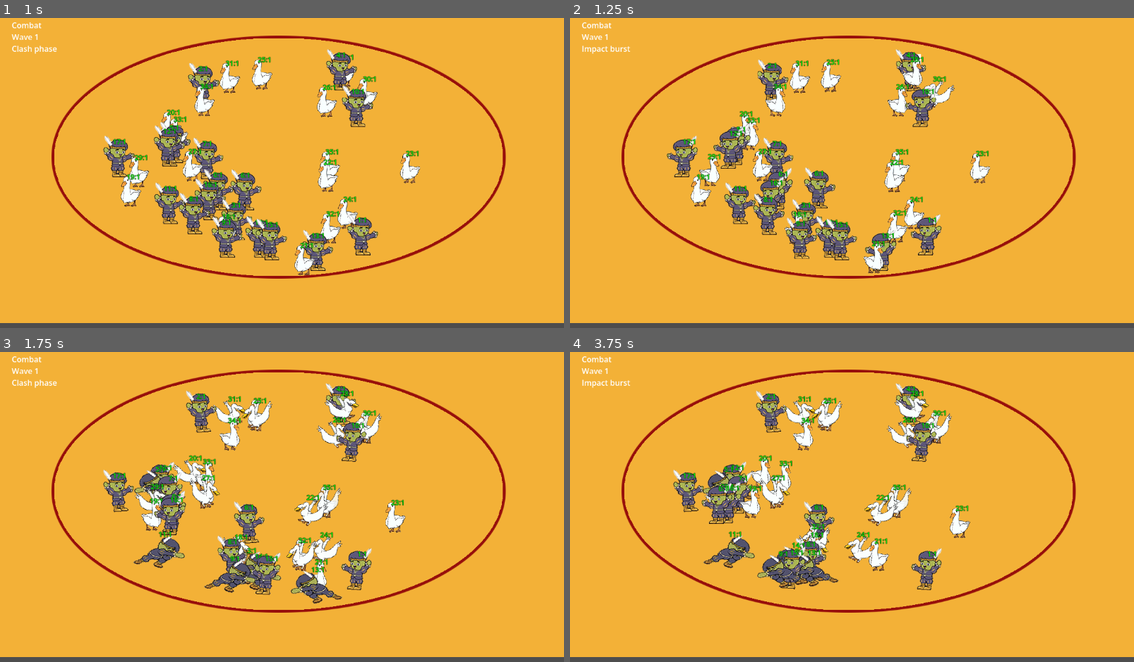
Above: before the commit, frames 1-4 (two rows, left to right).
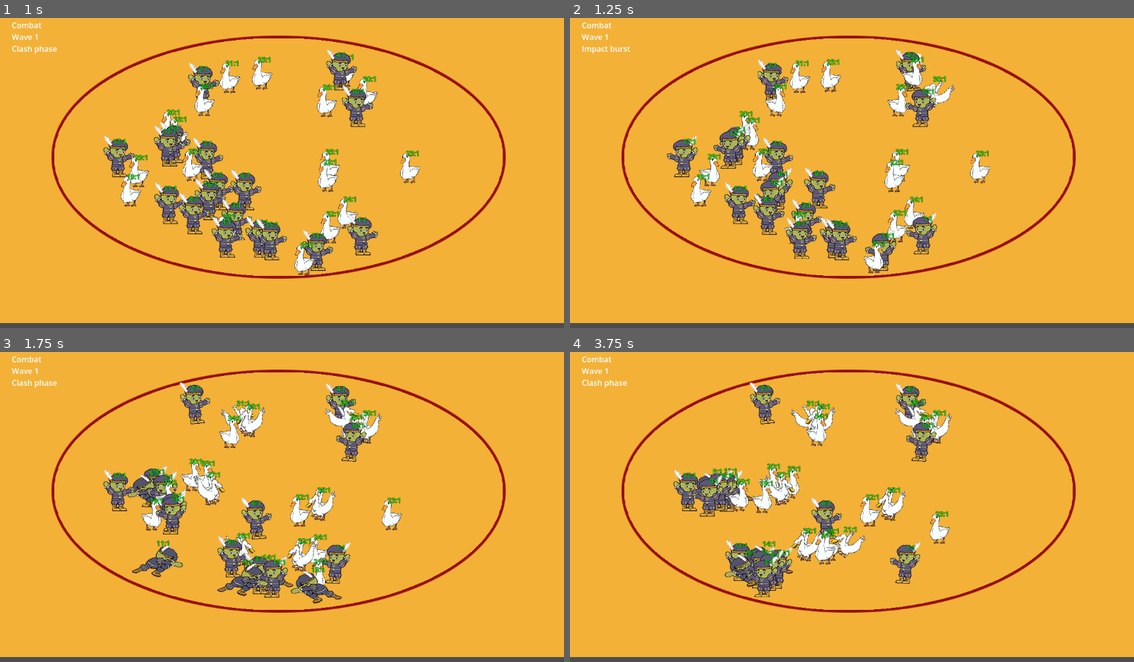
Above: after the commit, the same moments.

Repository: changingzhao-cpu/demo
Game: Godot game, scene res://scenes/main/main_scene.tscn
The game is run twice, just before and just after one commit, with the same random seed, the same clock (stepped at 60 frames per second) and the same inputs.
Inputs (mouse positions are in pixels of both pictures, inside the frame that each line leads up to):
- Up to frame 1 (1 s): tap Enter at 0.5, 0.6 s; move the mouse to (406, 154) at 0.52 s; click (406, 154) at 0.67 s
- Up to frame 2 (1.25 s): no input
- Up to frame 3 (1.75 s): move the mouse to (169, 519) at 1.27 s; tap Keypad Enter at 1.35 s; click (169, 519) at 1.42 s
- Up to frame 4 (3.75 s): move the mouse to (908, 435) at 2.02 s; tap Enter at 2.1, 3.6 s; click (908, 435) at 2.17 s; move the mouse to (823, 565) at 2.77 s; tap Keypad Enter at 2.85 s; click (823, 565) at 2.92 s; move the mouse to (1021, 550) at 3.52 s; click (1021, 550) at 3.67 s

Frame 1 is identical in both runs. In frame 2, 0.7% of the frame differs, in the area x 43-66%, y 62-78%; in frame 3, 9.1%; in frame 4, 11%, in the area x 2-71%, y 8-80%.

Commit message:
tune: reduce unit attack range
Lower unit attack range to tighten melee engagement spacing for visual evaluation.

Co-Authored-By: Claude Sonnet 4.6 (1M context) <noreply@anthropic.com>

Diff:
--- a/scripts/battle/battle_controller.gd
+++ b/scripts/battle/battle_controller.gd
@@ -858,7 +858,7 @@
 		_entity_store.unit_type_id[entity_id] = 0
 		_entity_store.hp[entity_id] = 100.0
 		_entity_store.max_hp[entity_id] = 100.0
-		_entity_store.attack_range_sq[entity_id] = 2.8
+		_entity_store.attack_range_sq[entity_id] = 0.04
 		_entity_store.attack_interval[entity_id] = 0.5
 		_entity_store.attack_cd[entity_id] = _rng.randf_range(0.0, 0.12)
 		_entity_store.move_speed[entity_id] = _rng.randf_range(5.6, 6.4)
